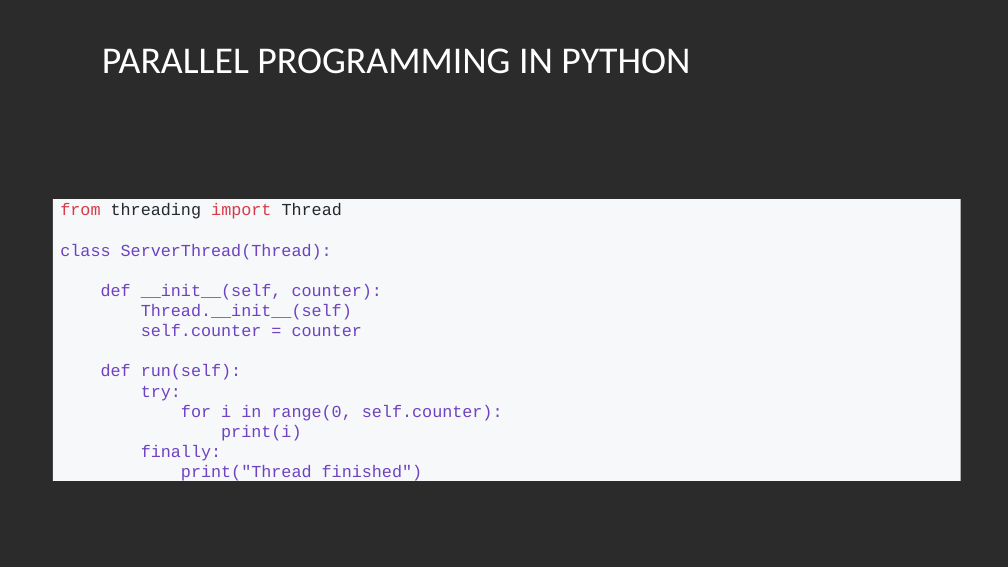
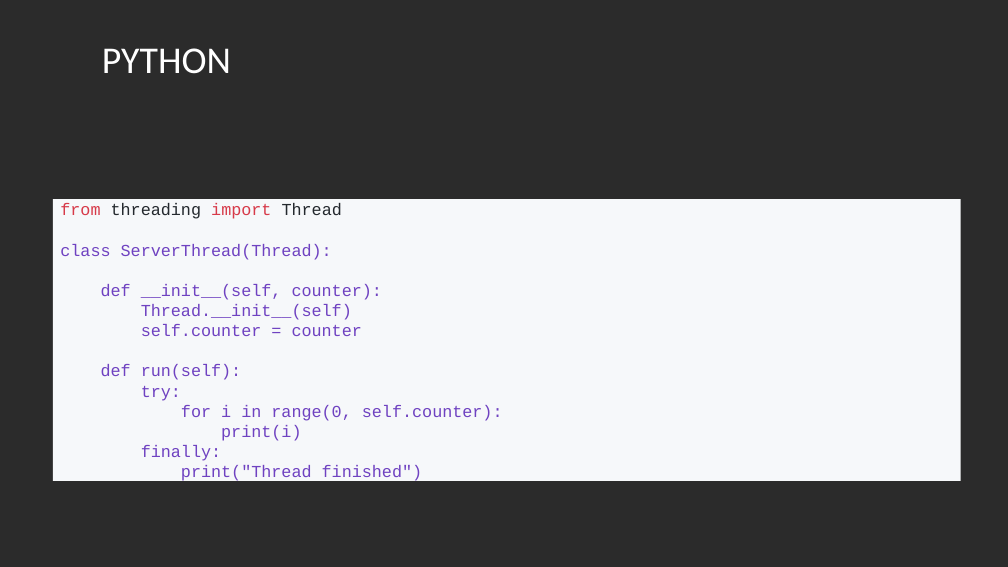
Before and after one commit to LukasKiederle/seminar-compare-go, a slide deck: slide 4 of Comparing Raft algorithm in go and Python.pptx (slide 5 before the commit). Drawn at 1008x567 pixels with LibreOffice and Linux fonts; fonts in the diff are those of the drawing; background and template pictures are left out; a plain dark background stands for a picture behind light text. Boxes give left, top, right and bottom in pixels: in the first picture for what was removed or moved away, otherwise in the second. Text is boxed around its words. In the diff, an @@ line names an element or a change of style, - is before the commit and + after.

```diff
--- a/Comparing Raft algorithm in go and Python.pptx
+++ b/Comparing Raft algorithm in go and Python.pptx
@@ text at (102,48,231,74): text changed @@
-PARALLEL PROGRAMMING IN PYTHON
+PYTHON
```
Also in this commit, not shown: 7 other slides changed, 1 slide added, 2 slides removed.
